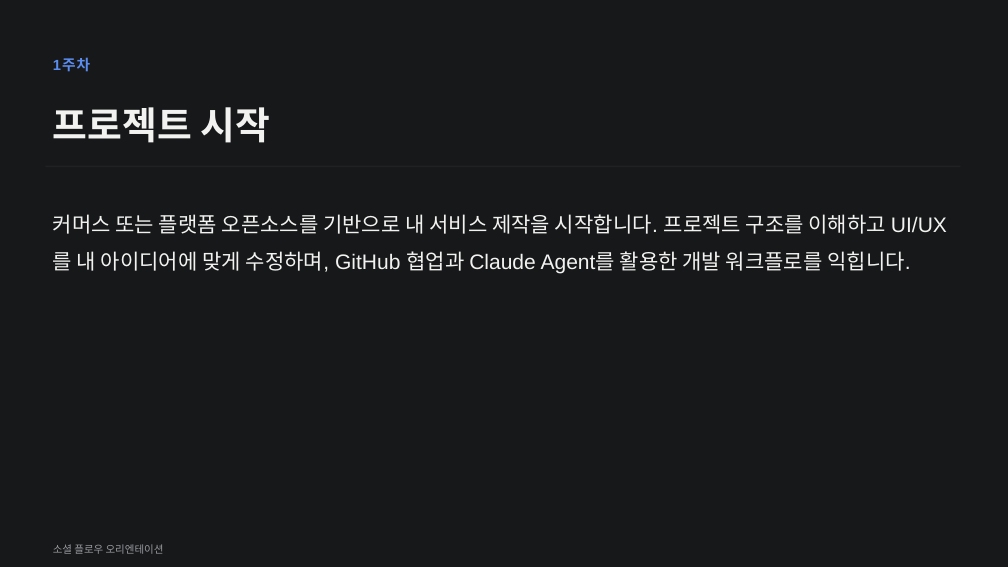
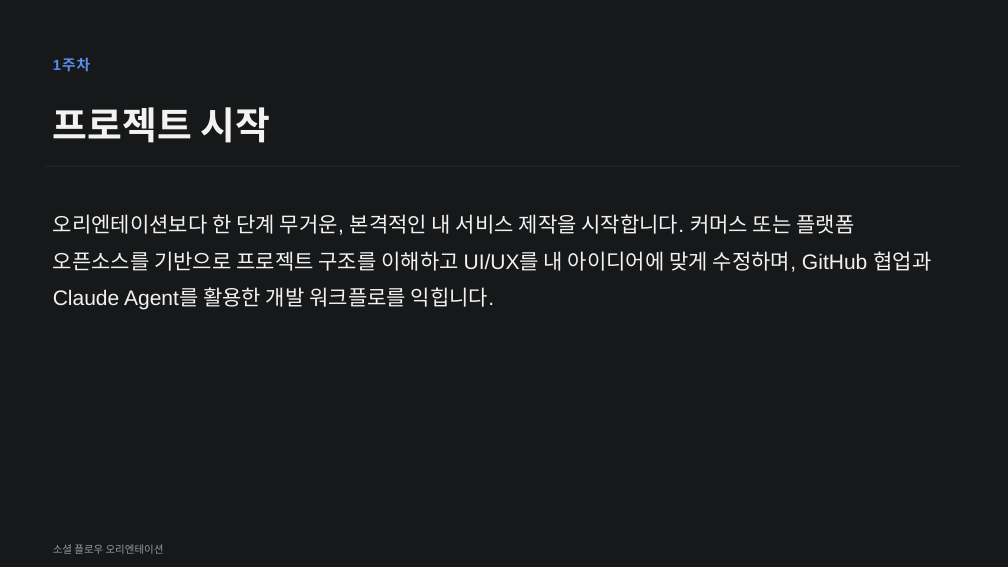
Before and after one commit to white100s/social_flow, a slide deck: slide 9 of docs/social-flow-orientation.pptx (slide 6 before the commit). Drawn at 1008x567 pixels with LibreOffice and Linux fonts; fonts in the diff are those of the drawing. Boxes give left, top, right and bottom in pixels: in the first picture for what was removed or moved away, otherwise in the second. Text is boxed around its words. In the diff, an @@ line names an element or a change of style, - is before the commit and + after.

```diff
--- a/docs/social-flow-orientation.pptx
+++ b/docs/social-flow-orientation.pptx
@@ text at (53,214,931,310): text changed @@
-커머스 또는 플랫폼 오픈소스를 기반으로 내 서비스 제작을 시작합니다. 프로젝트 구조를 이해하고 UI/UX를 내 아이디어에 맞게 수정하며, GitHub 협업과 Claude Agent를 활용한 개발 워크플로를 익힙니다.
+오리엔테이션보다 한 단계 무거운, 본격적인 내 서비스 제작을 시작합니다. 커머스 또는 플랫폼 오픈소스를 기반으로 프로젝트 구조를 이해하고 UI/UX를 내 아이디어에 맞게 수정하며, GitHub 협업과 Claude Agent를 활용한 개발 워크플로를 익힙니다.
```
Also in this commit, not shown: 1 other slide changed, 20 slides added, 2 other files.
